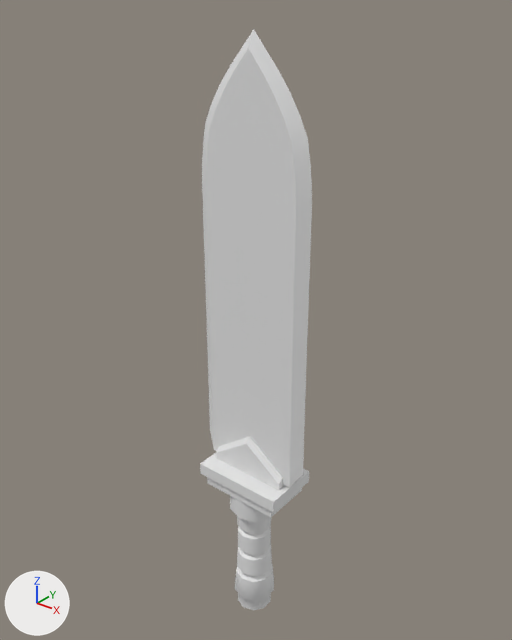
Before and after pictures for a commit that changed the glTF model src/assets/glb/kits/pirate/weapons/Sword_1.glb.
Before and after are seen from a 50 mm camera at (84.3, -104.7, 127.1) aimed at (-2.6, 3.9, 59.8). Arrows for +X, +Y and +Z are at lower left; the lights stay in place. The picture after the commit comes second. Where no turn or scale is listed for an object, it has been applied to the vertices.

The first picture shows 'Weapon_Sword_1'.
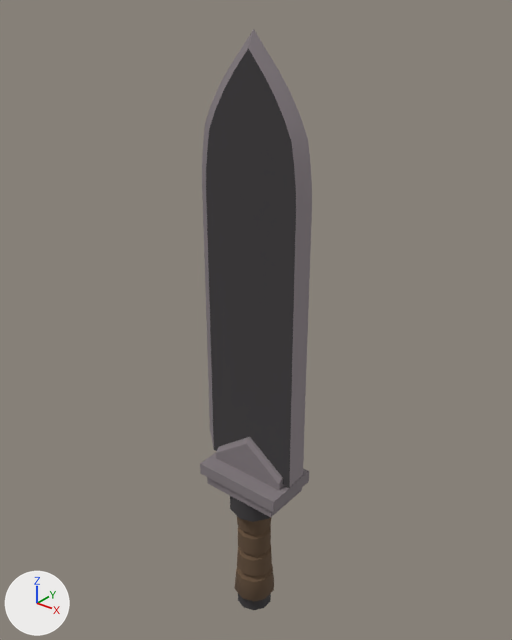
The newer file is also rescaled (x0.01) as a whole; pictures and numbers use the older file's frame.

Location of each change, (x1, y1, x2, y2) in pixels of the pictures (512 x 640 px):
'Weapon_Sword_1', surface changed (white to black)
    both: (200, 29, 312, 610)

The edits, one by one:
Picture 'Atlas_Pirate' (img_atlas_pirate) is new.
In material 'Atlas' (mat_atlas), base_color is no longer (0.8, 0.8, 0.8), white #e7e7e7.
In material 'Atlas' (mat_atlas), texture is now set to img_atlas_pirate.
In material 'Atlas' (mat_atlas), roughness goes from 0.553 to 1.0.
